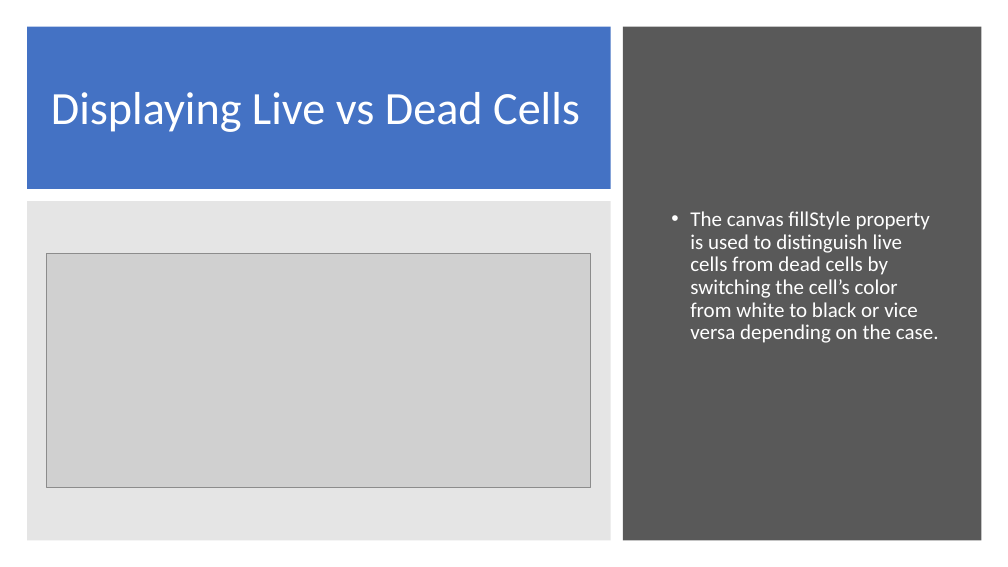
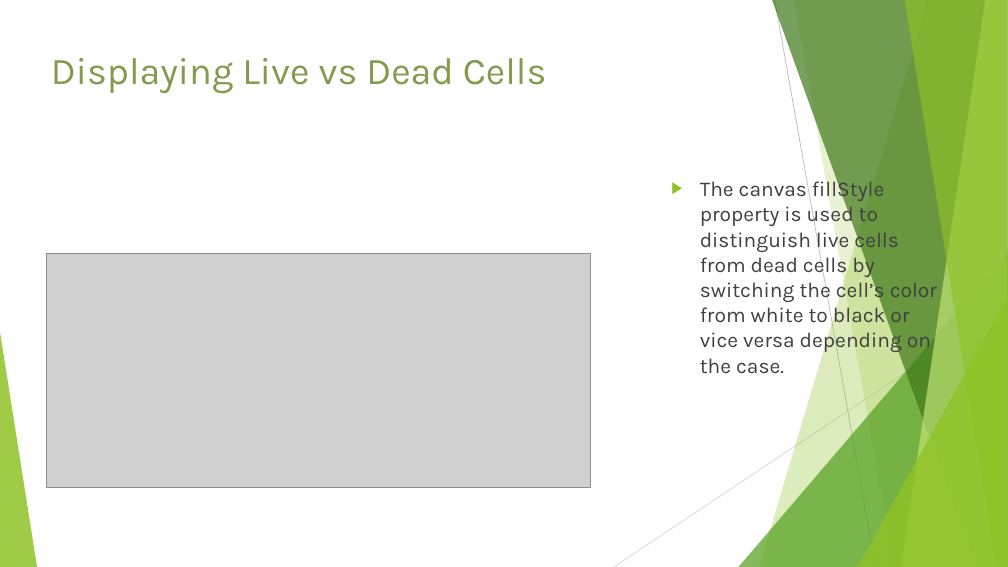
Before and after one commit to WebProgrammingTeam3/Project3, a slide deck: slide 10 of Project3.pptx (slide 7 before the commit). Drawn at 1008x567 pixels with LibreOffice and Linux fonts; fonts in the diff are those of the drawing; grey boxes stand for pictures. Boxes give left, top, right and bottom in pixels: in the first picture for what was removed or moved away, otherwise in the second. Text is boxed around its words. In the diff, an @@ line names an element or a change of style, - is before the commit and + after.

```diff
--- a/Project3.pptx
+++ b/Project3.pptx
@@ rectangle removed at (27, 26, 611, 189) @@
@@ rectangle removed at (623, 26, 982, 541) @@
@@ title "Displaying Live vs Dead Cells" at (51, 58, 547, 93): size 44 to 36 pt, font Calibri to Karla, text colour #FFFFFF to #829B4D; line spacing 0.9 to 1; vertical alignment middle to top @@
@@ text "The canvas fillStyle property is ..." at (700, 177, 937, 373): font Calibri to Karla, text colour #FFFFFF to #404040; bullet • to ▶; line spacing 0.9 to 1 @@
@@ rectangle removed at (27, 201, 611, 541) @@
@@ group added at (0, 0, 1008, 567): 5 freeform shapes, 3 triangles, 2 lines @@
```
Also in this commit, not shown: 11 other slides changed, 4 slides added, 1 slide removed.
